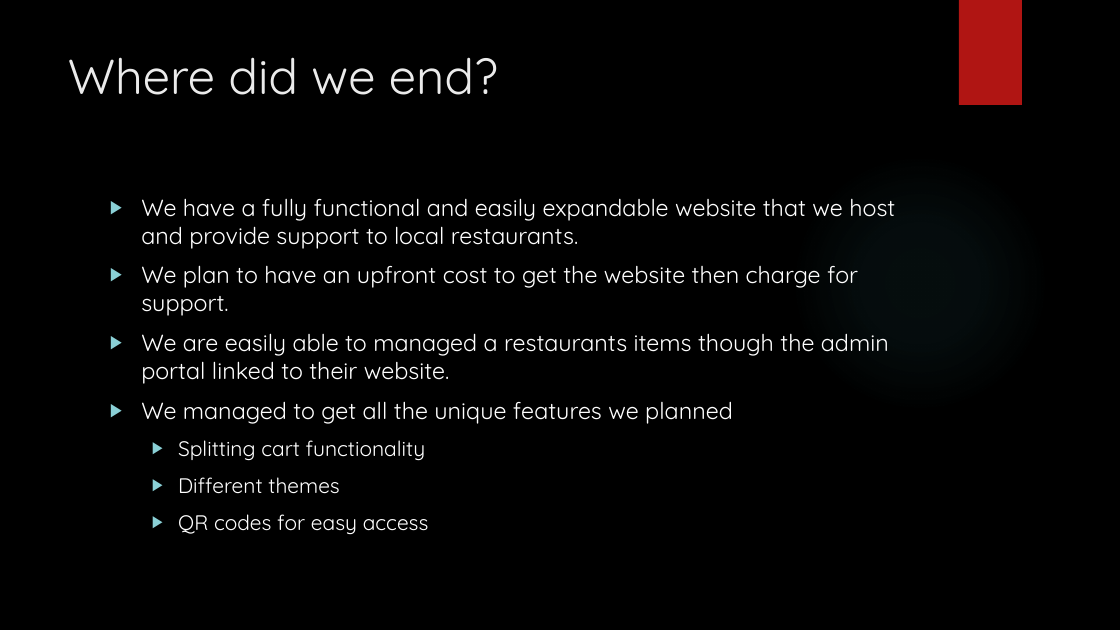
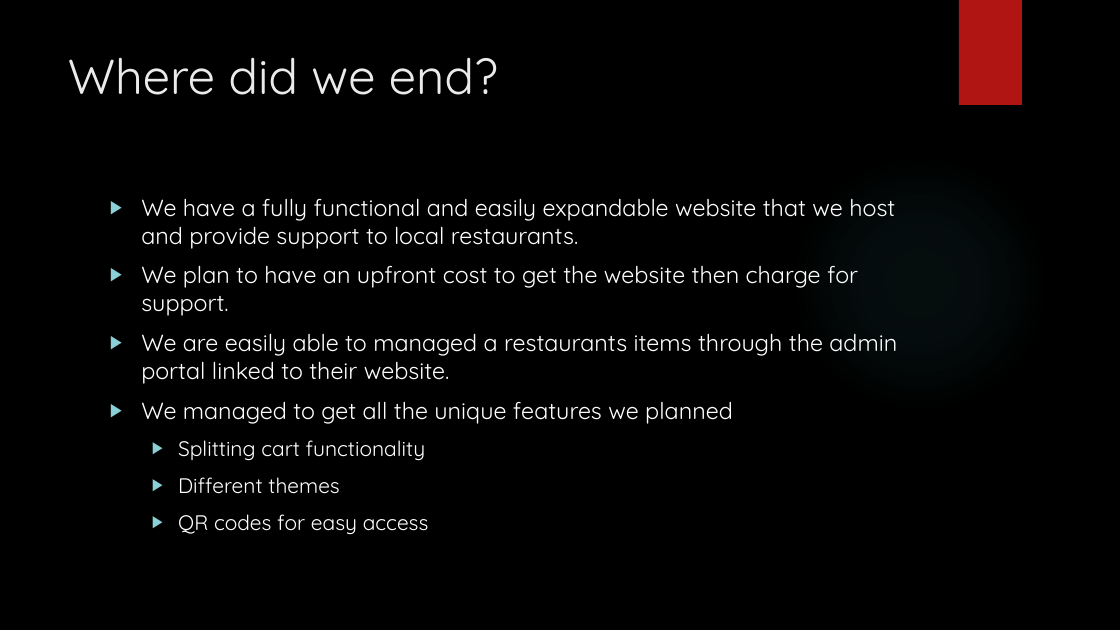
Before and after one commit to 814207579/491_SharkToothSoftware, a slide deck: slide 6 of Archive/CECS491A Presentation.pptx. Drawn at 1120x630 pixels with LibreOffice and Linux fonts; fonts in the diff are those of the drawing; background and template pictures are left out. Boxes give left, top, right and bottom in pixels: in the first picture for what was removed or moved away, otherwise in the second. Text is boxed around its words. In the diff, an @@ line names an element or a change of style, - is before the commit and + after.

```diff
--- a/Archive/CECS491A Presentation.pptx
+++ b/Archive/CECS491A Presentation.pptx
@@ text at [141, 333, 897, 384]: text changed @@
-▶ We are easily able to managed a restaurants items though the admin portal linked to their website.
+▶ We are easily able to managed a restaurants items through the admin portal linked to their website.
```
Also in this commit, not shown: 4 other slides changed, 1 slide added, 1 slide removed.
